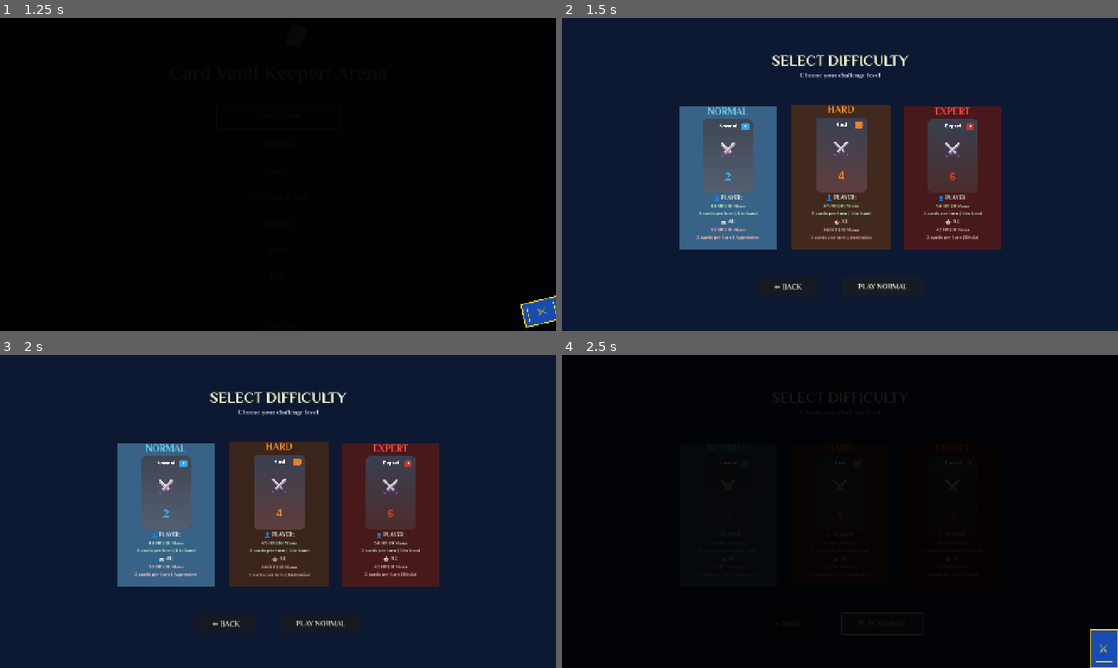
Above: before the commit, frames 1-4 (two rows, left to right).
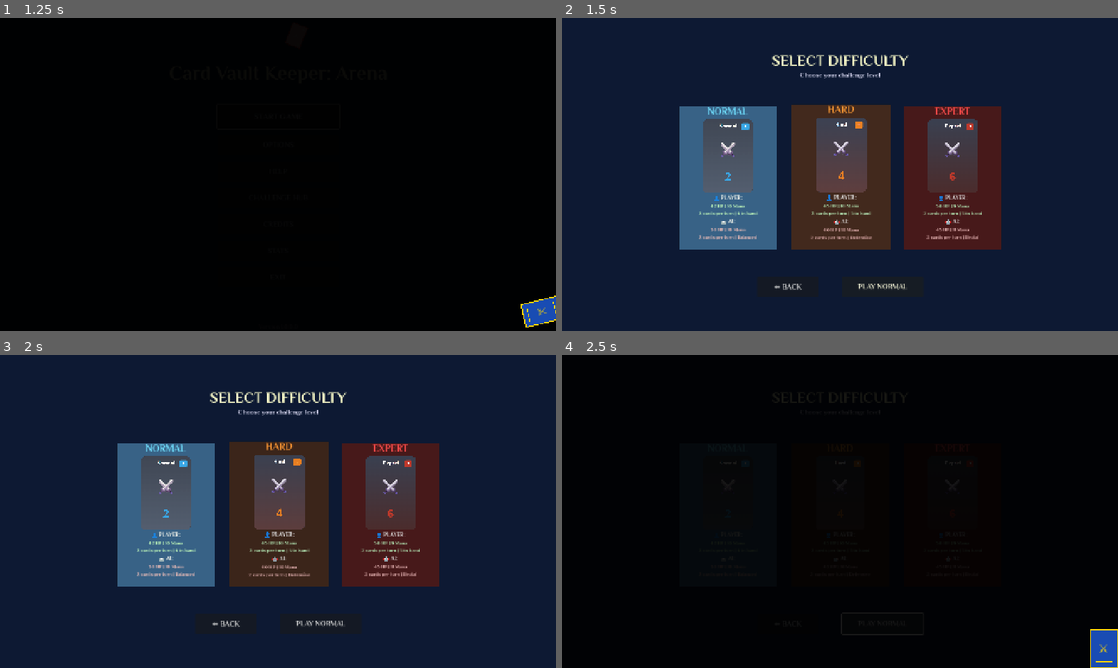
Above: after the commit, the same moments.

Repository: lextrack/Card-Vault-Keeper-Arena
Game: Godot game, scene res://scenes/MainMenu.tscn
The game is run twice, just before and just after one commit, with the same random seed, the same clock (stepped at 60 frames per second) and the same inputs. Video files are missing from this copy of the repository; at most half a second of black plays in their place. Sound files missing from this copy of the repository are replaced by a short silence.
Inputs:
- Up to frame 1 (1.25 s): click "START GAME" at 0.5 s
- Up to frame 2 (1.5 s): click "START GAME" at 1.25 s
- Up to frame 3 (2 s): no input
- Up to frame 4 (2.5 s): click "PLAY NORMAL" at 2 s

Frame 1 is identical in both runs. In frame 2, 0.1% of the frame differs, in the area x 24-72%, y 59-71%; in frame 3, 0.1%; in frame 4, less than 0.1%.

Commit message:
Minor changes in the balance

Diff:
--- a/scripts/DifficultyMenu.gd
+++ b/scripts/DifficultyMenu.gd
@@ -79,7 +79,7 @@
 	var heal_threshold = ai_config.get("heal_threshold", 0.3)
 
 	if aggression >= 0.7:
-		return "Aggressive"
+		return "Balanced"
 	elif aggression <= 0.5:
 		return "Defensive"
 	elif heal_threshold >= 0.4:
--- a/scripts/GameBalance.gd
+++ b/scripts/GameBalance.gd
@@ -46,7 +46,7 @@
 	match difficulty:
 		"normal":
 			return {
-				"hp": 48,
+				"hp": 42,
 				"mana": DEFAULT_MANA,
 				"cards_per_turn": 2,
 				"hand_size": 6,
@@ -95,7 +95,7 @@
 			}
 		"expert":
 			return {
-				"hp": 42,
+				"hp": 45,
 				"mana": 11,
 				"cards_per_turn": 2,
 				"hand_size": 6,
